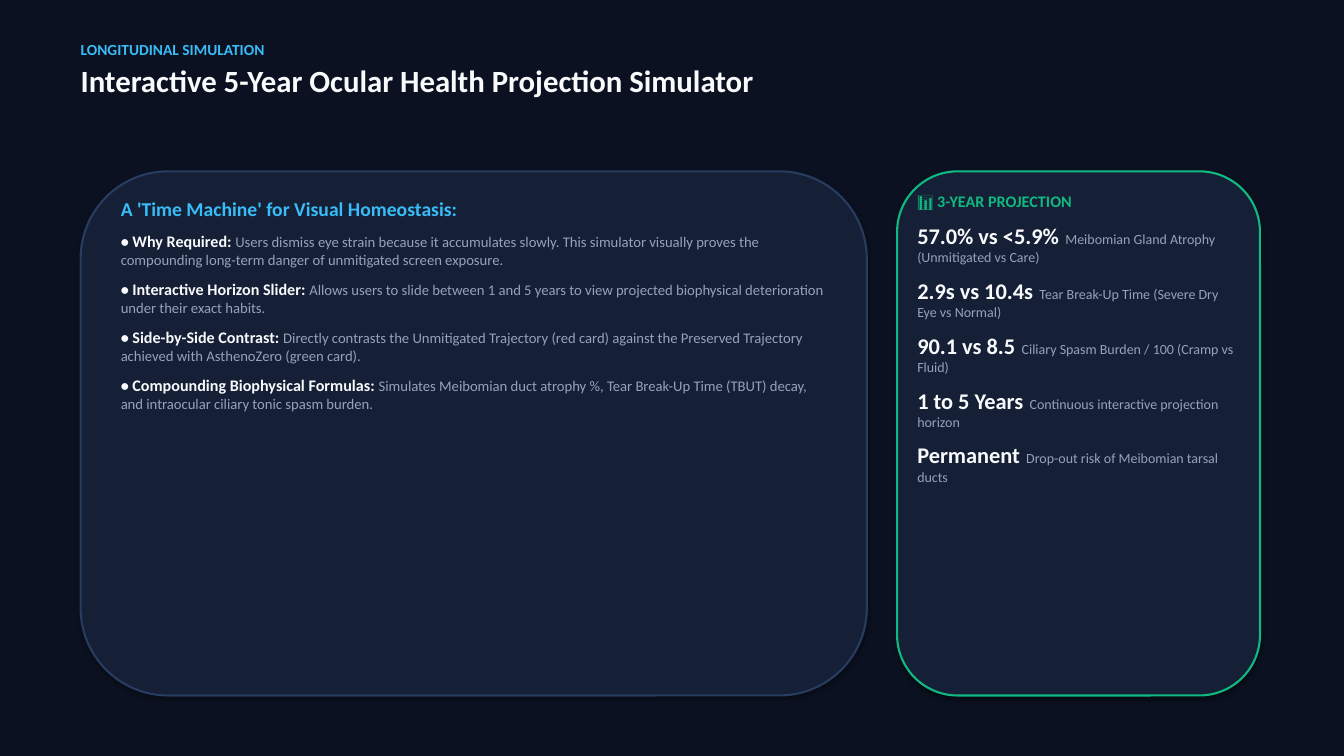
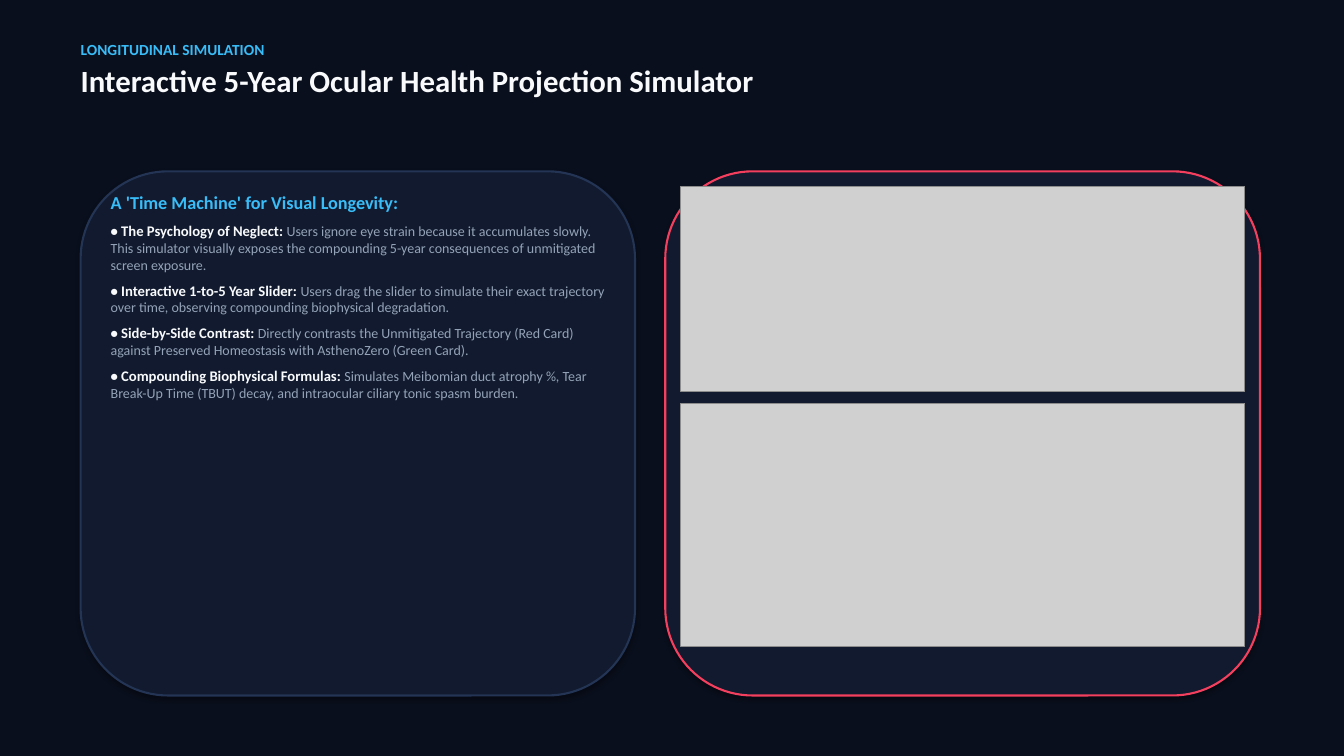
Before and after one commit to Akansha-695/AsthenoZero, a slide deck: slide 9 of output/presentation/AsthenoZero_Presentation.pptx. Drawn at 1344x756 pixels with LibreOffice and Linux fonts; fonts in the diff are those of the drawing; grey boxes stand for pictures. Boxes give left, top, right and bottom in pixels: in the first picture for what was removed or moved away, otherwise in the second. Text is boxed around its words. In the diff, an @@ line names an element or a change of style, - is before the commit and + after.

Commit message:
Redesign presentation with images, dark health-tech theme, and scientific charts

```diff
--- a/output/presentation/AsthenoZero_Presentation.pptx
+++ b/output/presentation/AsthenoZero_Presentation.pptx
@@ background #0B1120 to #0A0F1D @@
@@ rounded rectangle: place and size @@
-rounded rectangle at (81,171,867,696)
+rounded rectangle at (81,171,635,696)
@@ rounded rectangle at (81,171,635,696): fill #152036 to #111A2E; outline #283C5F 1.5 pt to #233454 1.5 pt @@
@@ rounded rectangle: place and size @@
-rounded rectangle at (897,171,1260,696)
+rounded rectangle at (665,171,1260,696)
@@ rounded rectangle at (665,171,1260,696): fill #152036 to #111A2E; outline #10B981 1.5 pt to #F43F5E 1.5 pt @@
@@ text "A 'Time Machine' for Visual ...": place and size @@
-text "A 'Time Machine' for Visual ..." at (121,202,823,412)
+text "A 'Time Machine' for Visual ..." at (111,196,604,400)
@@ text at (111,196,604,358): text changed; size 10.5 to 10 pt @@
-A 'Time Machine' for Visual Homeostasis:
-• Why Required: Users dismiss eye strain because it accumulates slowly. This simulator visually proves the compounding long-term danger of unmitigated screen exposure.
-• Interactive Horizon Slider: Allows users to slide between 1 and 5 years to view projected biophysical deterioration under their exact habits.
-• Side-by-Side Contrast: Directly contrasts the Unmitigated Trajectory (red card) against the Preserved Trajectory achieved with AsthenoZero (green card).
+A 'Time Machine' for Visual Longevity:
+• The Psychology of Neglect: Users ignore eye strain because it accumulates slowly. This simulator visually exposes the compounding 5-year consequences of unmitigated screen exposure.
+• Interactive 1-to-5 Year Slider: Users drag the slider to simulate their exact trajectory over time, observing compounding biophysical degradation.
+• Side-by-Side Contrast: Directly contrasts the Unmitigated Trajectory (Red Card) against Preserved Homeostasis with AsthenoZero (Green Card).
@@ picture added at (681,187,1245,391) @@
@@ text removed at (917,196,1234,482) @@
-📊 3-YEAR PROJECTION
-57.0% vs <5.9% Meibomian Gland Atrophy (Unmitigated vs Care)
-2.9s vs 10.4s Tear Break-Up Time (Severe Dry Eye vs Normal)
-90.1 vs 8.5 Ciliary Spasm Burden / 100 (Cramp vs Fluid)
-1 to 5 Years Continuous interactive projection horizon
-Permanent Drop-out risk of Meibomian tarsal ducts
@@ text at (111,370,587,400): size 11.5 to 10.5 pt in "• Compounding Biophysical Formulas:"; size 10.5 to 10 pt in "Simulates Meibomian duct atrophy %, Tear Break-Up ..."; less space between paragraphs @@
@@ picture added at (681,403,1245,646) @@
```
Also in this commit, not shown: 12 other slides changed, 2 slides added, 2 slides removed, 13 other files.
